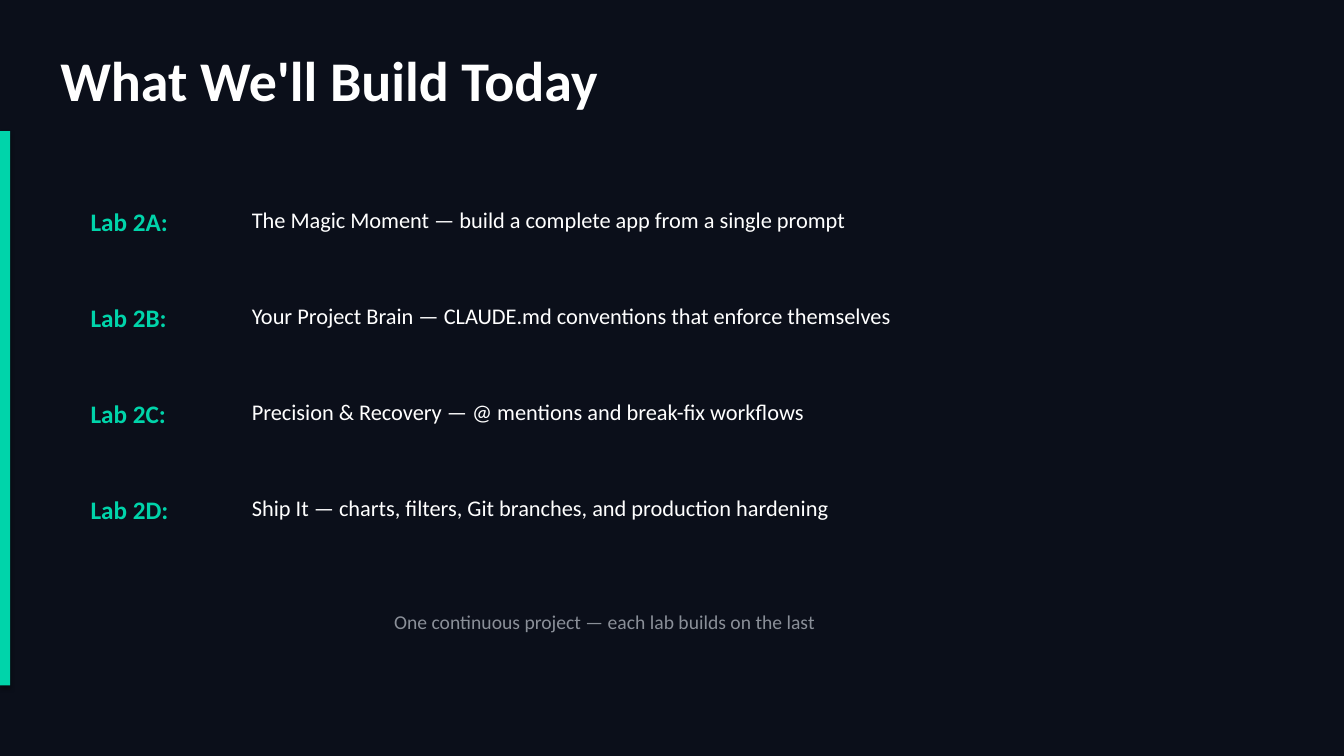
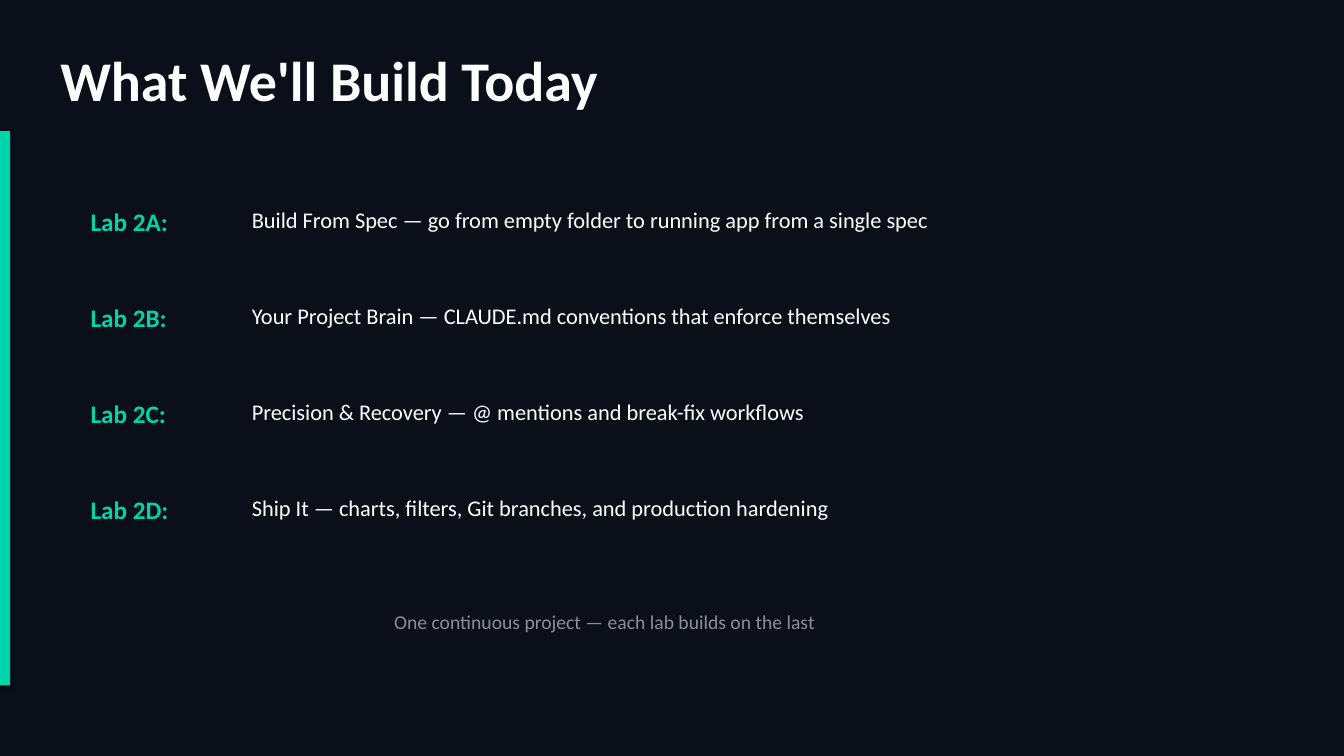
Before and after one commit to scottrhay/AIA-ClaudeCopilot, a slide deck: slide 4 of slides/Day2_Claude_Code_Fundamentals.pptx. Drawn at 1344x756 pixels with LibreOffice and Linux fonts; fonts in the diff are those of the drawing. Boxes give left, top, right and bottom in pixels: in the first picture for what was removed or moved away, otherwise in the second. Text is boxed around its words. In the diff, an @@ line names an element or a change of style, - is before the commit and + after.

```diff
--- a/slides/Day2_Claude_Code_Fundamentals.pptx
+++ b/slides/Day2_Claude_Code_Fundamentals.pptx
@@ text at bbox=[252, 212, 928, 232]: text changed @@
-The Magic Moment — build a complete app from a single prompt
+Build From Spec — go from empty folder to running app from a single spec
```
Also in this commit, not shown: 1 other file.
